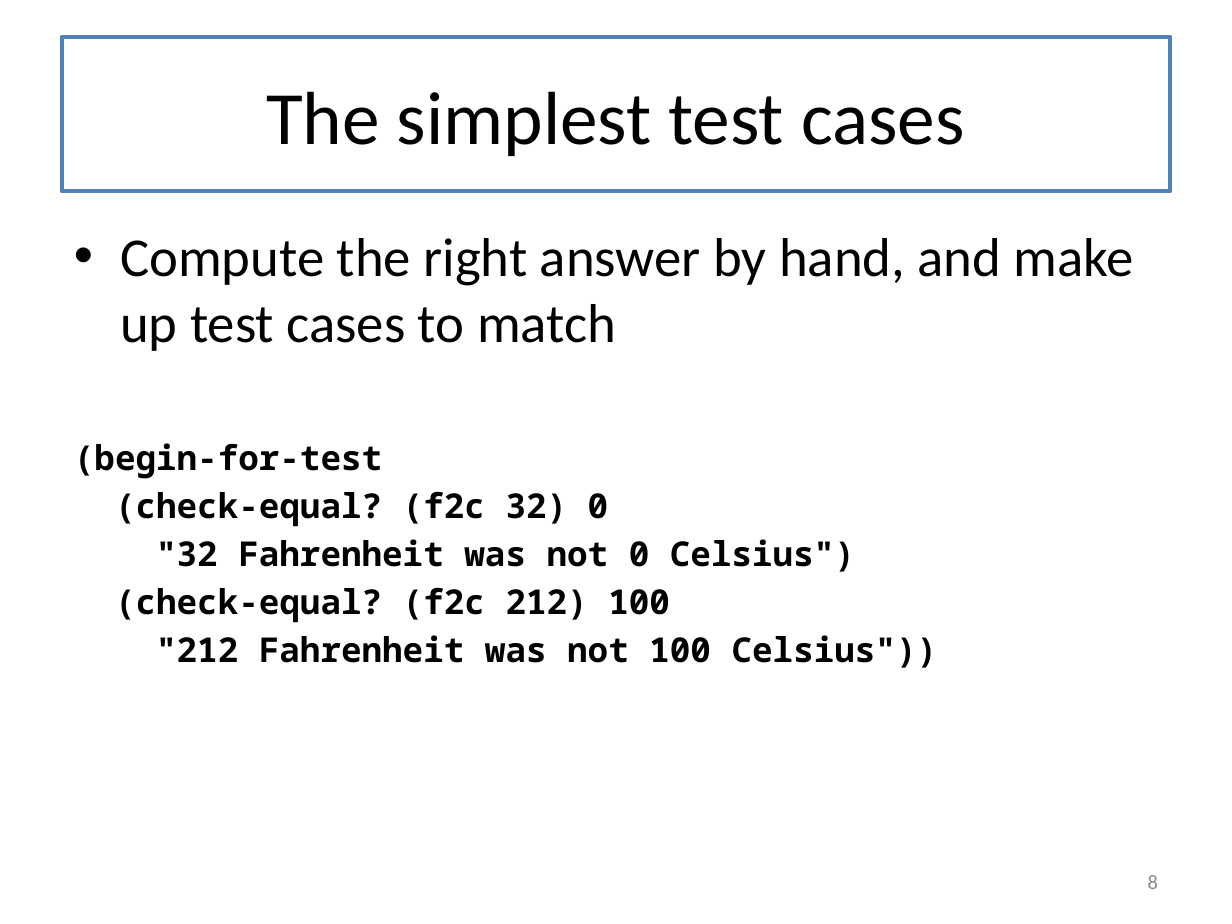
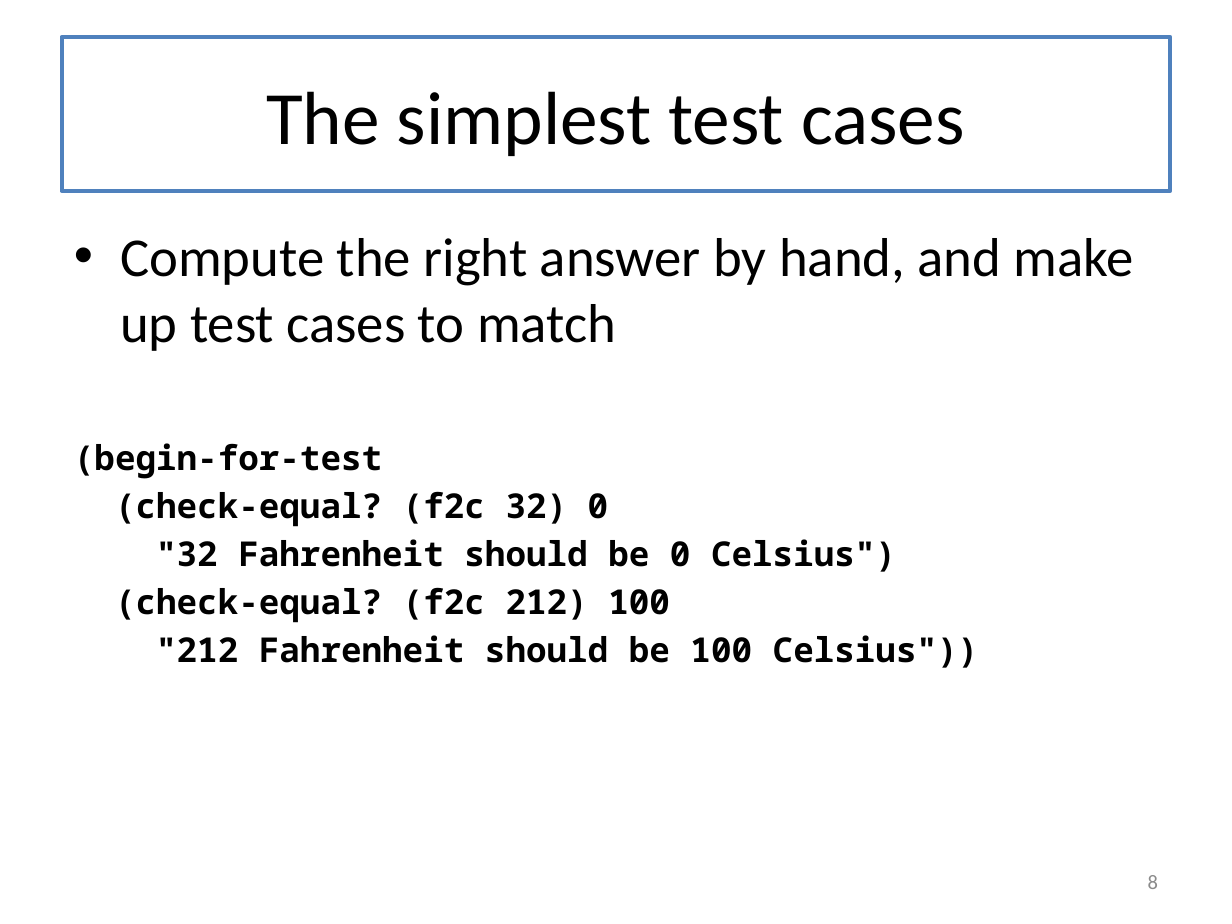
Before and after one commit to mwand/cs5010f17, a slide deck: slide 8 of Slides/Lesson 2.4 Testing.pptx. Drawn at 1232x924 pixels with LibreOffice and Linux fonts; fonts in the diff are those of the drawing. Boxes give left, top, right and bottom in pixels: in the first picture for what was removed or moved away, otherwise in the second. Text is boxed around its words. In the diff, an @@ line names an element or a change of style, - is before the commit and + after.

```diff
--- a/Slides/Lesson 2.4 Testing.pptx
+++ b/Slides/Lesson 2.4 Testing.pptx
@@ text at box(156, 539, 896, 572): text changed @@
-"32 Fahrenheit was not 0 Celsius")
+"32 Fahrenheit should be 0 Celsius")
@@ text at box(156, 635, 979, 668): text changed @@
-"212 Fahrenheit was not 100 Celsius"))
+"212 Fahrenheit should be 100 Celsius"))
```
Also in this commit, not shown: 14 other slides changed, 7 other files.
